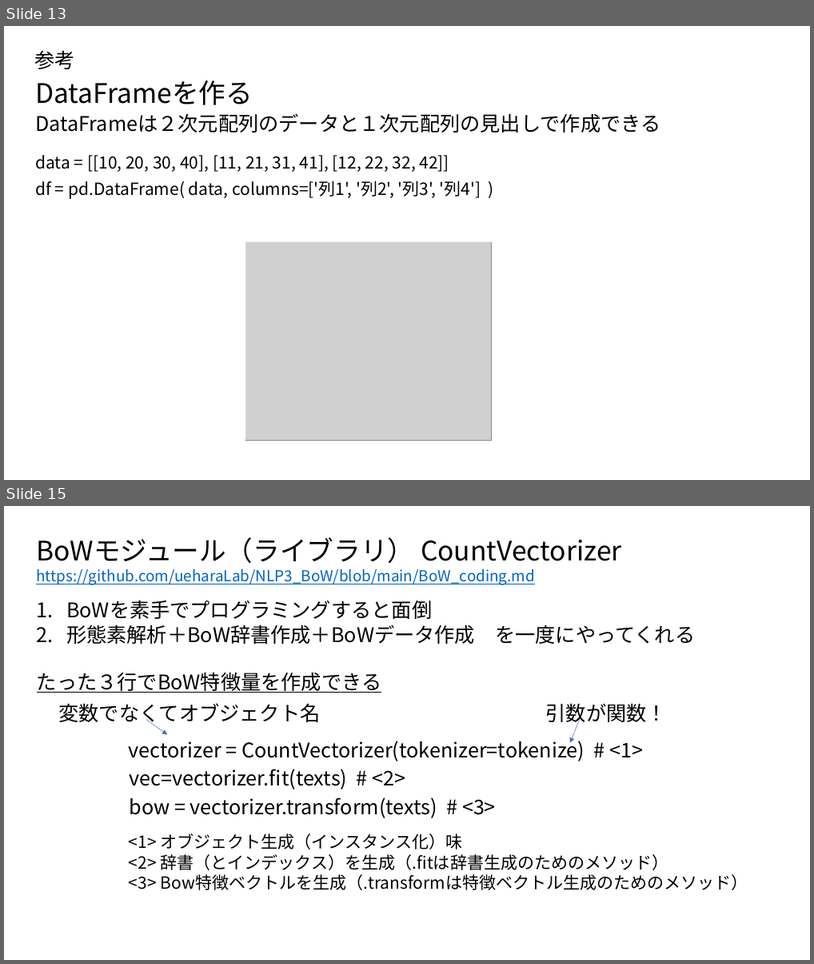
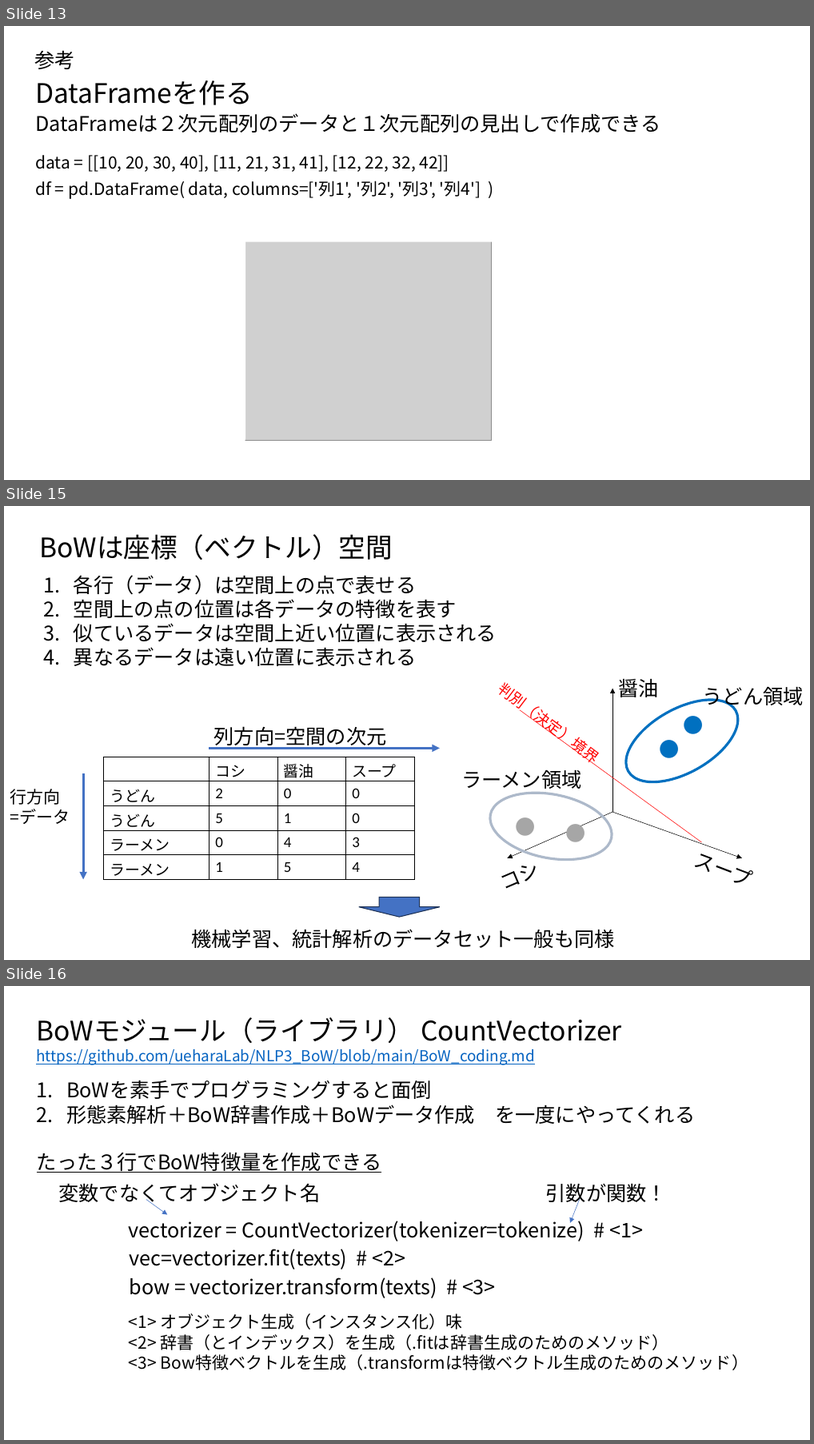
Before and after one commit to ueharaLab/NLP3_BoW, a slide deck: textmining3 BOW.pptx. Shown one above the other, each under a label of ours: slides 13 and 15 before the commit, slides 13, 15 and 16 after it; the slides between them are not shown. The pictures are 814x964 and 814x1444 pixels, drawn with LibreOffice and Linux fonts; fonts in the diff are those of the drawing; grey boxes stand for pictures. Boxes give left, top, right and bottom in pixels: in the first picture for what was removed or moved away, otherwise in the second. Text is boxed around its words. In the diff, an @@ line names an element or a change of style, - is before the commit and + after.

```diff
--- a/textmining3 BOW.pptx
+++ b/textmining3 BOW.pptx
@@ slide 15 added at (x1=4, y1=506, x2=810, y2=960), background #FFFFFF @@
@@ text added at (x1=39, y1=534, x2=393, y2=560), 32 pt, text #000000 @@
+BoWは座標（ベクトル）空間
@@ text added at (x1=74, y1=575, x2=497, y2=666), 24 pt, text #000000 @@
+1. 各行（データ）は空間上の点で表せる
+2. 空間上の点の位置は各データの特徴を表す
+3. 似ているデータは空間上近い位置に表示される
+4. 異なるデータは遠い位置に表示される
@@ text added at (x1=498, y1=682, x2=594, y2=759), 18 pt, text #FF0000 @@
+判別（決定）境界
@@ arrow added from (613, 812) to (613, 688), #000000 0.5 pt @@
@@ ellipse added at (x1=614, y1=683, x2=752, y2=798), outline #0070C0 3 pt @@
@@ text added at (x1=619, y1=679, x2=659, y2=697), 24 pt, text #000000 @@
+醤油
@@ text added at (x1=703, y1=686, x2=804, y2=709), 24 pt, text #000000 @@
+うどん領域
@@ line added from (520, 710) to (702, 842), #FF0000 0.5 pt @@
@@ text added at (x1=678, y1=710, x2=710, y2=740), 24 pt, text #0070C0 @@
+●
@@ text added at (x1=214, y1=726, x2=387, y2=749), 24 pt, text #000000 @@
+列方向=空間の次元
@@ text added at (x1=654, y1=734, x2=686, y2=764), 24 pt, text #0070C0 @@
+●
@@ table added at (x1=104, y1=756, x2=414, y2=883), 5 rows, 4 columns @@
+ | コシ | 醤油 | スープ
+うどん | 2 | 0 | 0
+うどん | 5 | 1 | 0
+ラーメン | 0 | 4 | 3
+ラーメン | 1 | 5 | 4
@@ arrow added from (209, 748) to (440, 748), #4472C4 3 pt @@
@@ text added at (x1=462, y1=769, x2=582, y2=792), 24 pt, text #000000 @@
+ラーメン領域
@@ text added at (x1=10, y1=788, x2=70, y2=824), 20 pt, text #000000 @@
+行方向
+=データ
@@ arrow added from (83, 773) to (83, 880), #4472C4 3 pt @@
@@ ellipse added at (x1=485, y1=783, x2=618, y2=868), outline #ADB9CA 3 pt @@
@@ arrow added from (613, 812) to (508, 858), #000000 0.5 pt @@
@@ text added at (x1=510, y1=812, x2=542, y2=842), 24 pt, text #A6A6A6 @@
+●
@@ arrow added from (613, 812) to (742, 858), #000000 0.5 pt @@
@@ text added at (x1=561, y1=818, x2=594, y2=848), 24 pt, text #A6A6A6 @@
+●
@@ text added at (x1=504, y1=865, x2=541, y2=888), 24 pt, text #000000 @@
+コシ
@@ text added at (x1=694, y1=845, x2=749, y2=883), 24 pt, text #000000 @@
+スープ
@@ down arrow added at (x1=359, y1=896, x2=440, y2=916), fill #4472C4, outline #1E3256 1 pt @@
@@ text added at (x1=192, y1=928, x2=615, y2=948), 24 pt, text #000000 @@
+機械学習、統計解析のデータセット一般も同様
@@ what was slide 15 is now slide 16 @@
```
Also in this commit, not shown: 1 slide changed, 6 other files.
